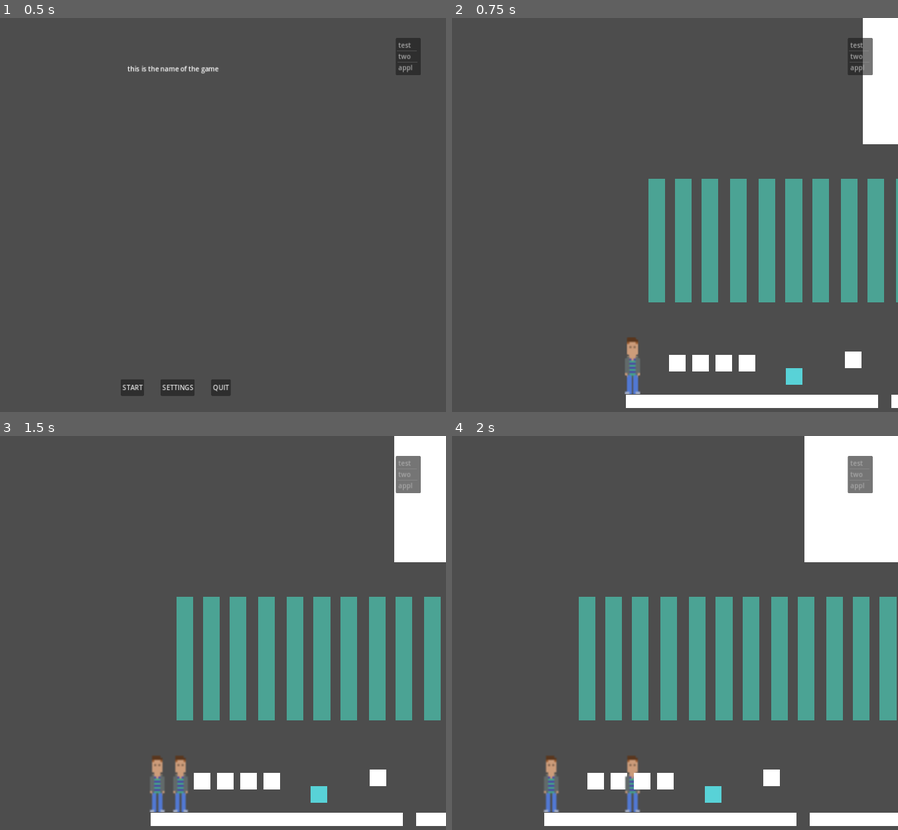
Above: before the commit, frames 1-4 (two rows, left to right).
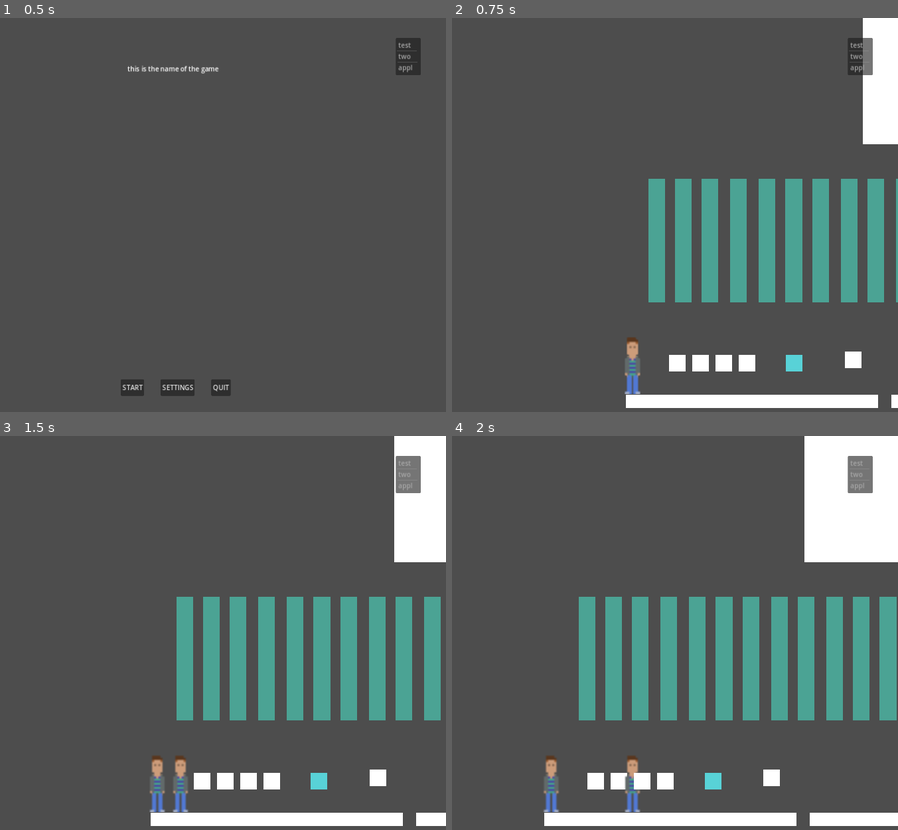
Above: after the commit, the same moments.

Repository: adamsocki/test_godot
Game: Godot game, scene res://game_manager.tscn
Same seed, same stepped clock (60 frames per second), same inputs: the game is played once before the commit and once after it.
Inputs (mouse positions are in pixels of both pictures, inside the frame that each line leads up to):
- Up to frame 1 (0.5 s): no input
- Up to frame 2 (0.75 s): click "START" at 0.5 s
- Up to frame 3 (1.5 s): tap Enter at 1.25 s; move the mouse to (298, 617) at 1.27 s; hold D (move_right) from 1.28 s (still down); tap X (pick_up, bound only after the commit) at 1.35 s
- Up to frame 4 (2 s): keep holding D (move_right)

Frame 1 is identical in both runs. In frame 2, 0.3% of the frame differs, in the area x 74-79%, y 85-94%; in frame 3, 0.3%; in frame 4, 0.3%.

Commit message:
add entity to inventory

Diff:
--- a/game1_2D/InventoryManager.gd
+++ b/game1_2D/InventoryManager.gd
@@ -1,17 +1,18 @@
-extends Node
+extends Node2D
 
 
 
 var current_inventory = []
 var can_pickup_entity
 
+
+
 func _ready():
 	can_pickup_entity = false
 
 
-
-
-
 func add_to_inventory(entity):
 	current_inventory.append(entity)
-#	entity.queue_free()  # Remove the entity from the scene
+	var entity_parent = entity.get_parent()
+	entity_parent.remove_child(entity)
+	self.add_child(entity)
--- a/game1_2D/Key.gd
+++ b/game1_2D/Key.gd
@@ -6,7 +6,7 @@
 
 var pickup_label
 
-var key_code: String
+@export var key_code: String
 
 
 func _ready():
@@ -24,6 +24,7 @@
 func _on_interact_player_body_entered(body):
 	pickup_label.visible = true
 	body.get_node("InventoryManager").can_pickup_entity = true
+	body.current_over_entity = self
 
 
 func _on_interact_player_body_exited(body):
--- a/game1_2D/levels/level_1.tscn
+++ b/game1_2D/levels/level_1.tscn
@@ -343,4 +343,4 @@
 offset_bottom = 464.0
 
 [node name="Key" parent="." instance=ExtResource("4_nypv0")]
-position = Vector2(546, 456)
+position = Vector2(546, 424)
--- a/game1_2D/player.gd
+++ b/game1_2D/player.gd
@@ -9,7 +9,7 @@
 
 var to_move = false
 
-
+var current_over_entity
 
 var inventory = {}
 
@@ -49,6 +49,15 @@
 #		velocity.x -= 1
 
 
+	if Input.is_action_just_pressed("pick_up"):
+		if $InventoryManager.can_pickup_entity:
+			print("can")
+			if (current_over_entity != null):
+				print("notNull")
+				$InventoryManager.add_to_inventory(current_over_entity)
+				current_over_entity = null
+
+
 	if velocity.length() > 0:
 		velocity = velocity.normalized() * speed
 		var collission = move_and_collide(velocity * delta)
--- a/game1_2D/player.tscn
+++ b/game1_2D/player.tscn
@@ -19,5 +19,5 @@
 scale = Vector2(5, 5)
 shape = SubResource("RectangleShape2D_0eb76")
 
-[node name="InventoryManager" type="Node" parent="."]
+[node name="InventoryManager" type="Node2D" parent="."]
 script = ExtResource("3_icee5")
--- a/game1_2D/project.godot
+++ b/game1_2D/project.godot
@@ -40,3 +40,8 @@
 "events": [Object(InputEventKey,"resource_local_to_scene":false,"resource_name":"","device":-1,"window_id":0,"alt_pressed":false,"shift_pressed":false,"ctrl_pressed":false,"meta_pressed":false,"pressed":false,"keycode":0,"physical_keycode":73,"key_label":0,"unicode":105,"echo":false,"script":null)
 ]
 }
+pick_up={
+"deadzone": 0.5,
+"events": [Object(InputEventKey,"resource_local_to_scene":false,"resource_name":"","device":-1,"window_id":0,"alt_pressed":false,"shift_pressed":false,"ctrl_pressed":false,"meta_pressed":false,"pressed":false,"keycode":0,"physical_keycode":88,"key_label":0,"unicode":120,"echo":false,"script":null)
+]
+}
--- a/game1_2D/ui_manager.gd
+++ b/game1_2D/ui_manager.gd
@@ -8,6 +8,8 @@
 
 
 var transition_state
+
+
 
 
 
